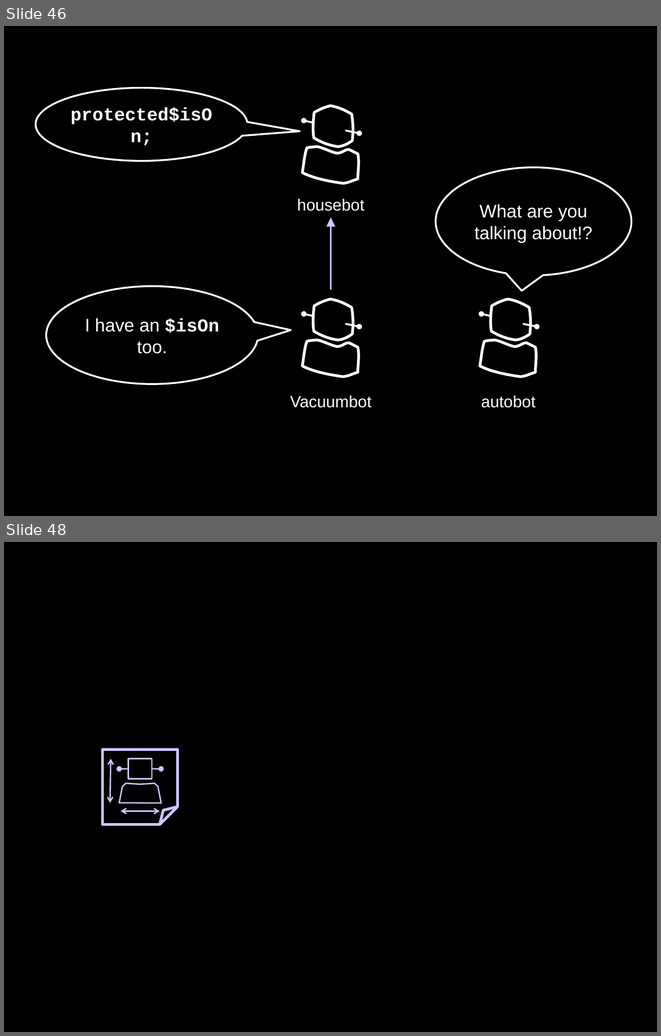
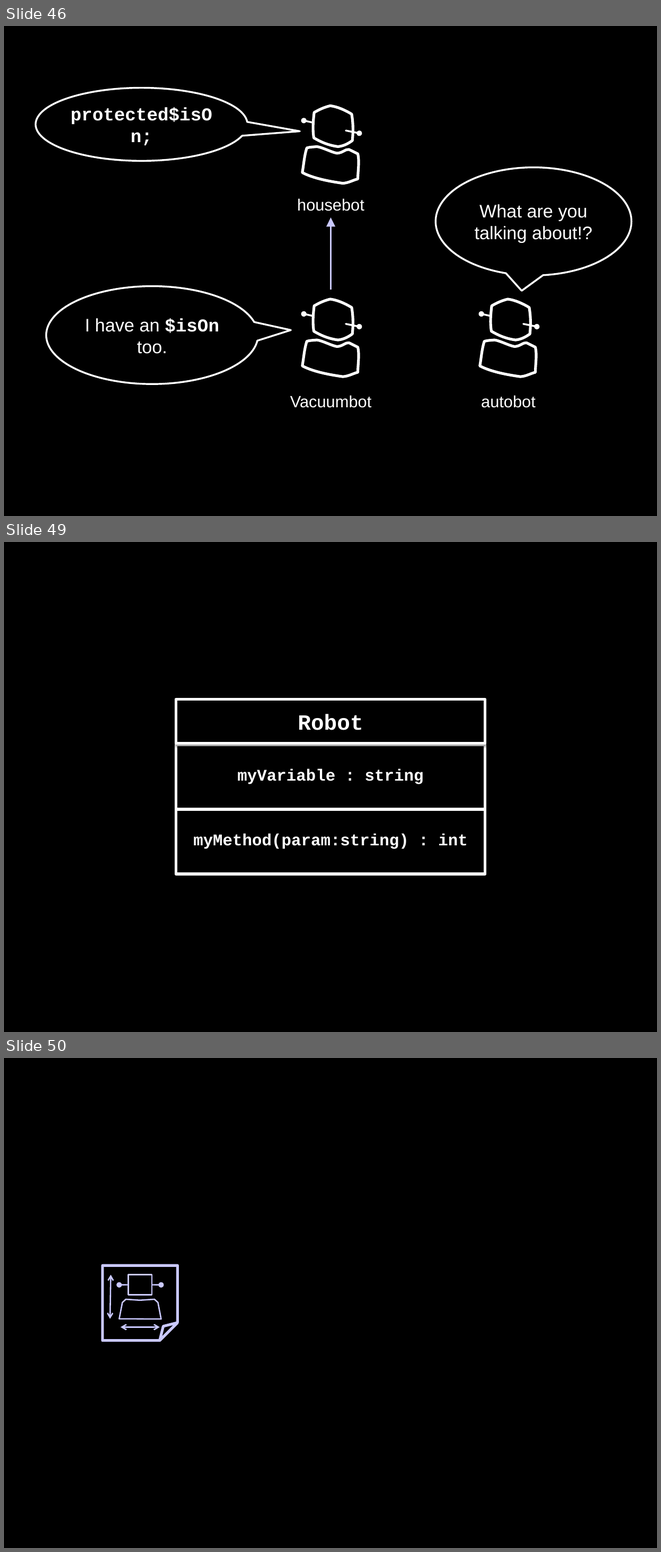
Before and after one commit to socketwench/OOPforObjectHaters, a slide deck: src/OOPforObjectHaters.pptx. Shown one above the other, each under a label of ours: slides 46 and 48 before the commit, slides 46, 49 and 50 after it; the slides between them are not shown. The pictures are 661x1036 and 661x1552 pixels, drawn with LibreOffice and Linux fonts; fonts in the diff are those of the drawing. Boxes give left, top, right and bottom in pixels: in the first picture for what was removed or moved away, otherwise in the second. Text is boxed around its words. In the diff, an @@ line names an element or a change of style, - is before the commit and + after.

Commit message:
Finished Interface section, added sequence diagram example, tightened up Making Your Robots Go section and Building Robots section.

```diff
--- a/src/OOPforObjectHaters.pptx
+++ b/src/OOPforObjectHaters.pptx
@@ slide 49 added at (4,542,657,1032), background #000000 @@
@@ rectangle added at (176,699,485,744), fill #000000, outline #FFFFFF 3 pt, 24 pt, text #FFFFFF, bold @@
+Robot
@@ rectangle added at (176,745,485,810), fill #000000, outline #FFFFFF 3 pt, 18 pt, text #FFFFFF, bold @@
+myVariable : string
@@ rectangle added at (176,810,485,874), fill #000000, outline #FFFFFF 3 pt, 18 pt, text #FFFFFF, bold @@
+myMethod(param:string) : int
@@ what was slide 48 is now slide 50 @@
```
Also in this commit, not shown: 1 slide changed, 11 other slides added, 11 other files.
